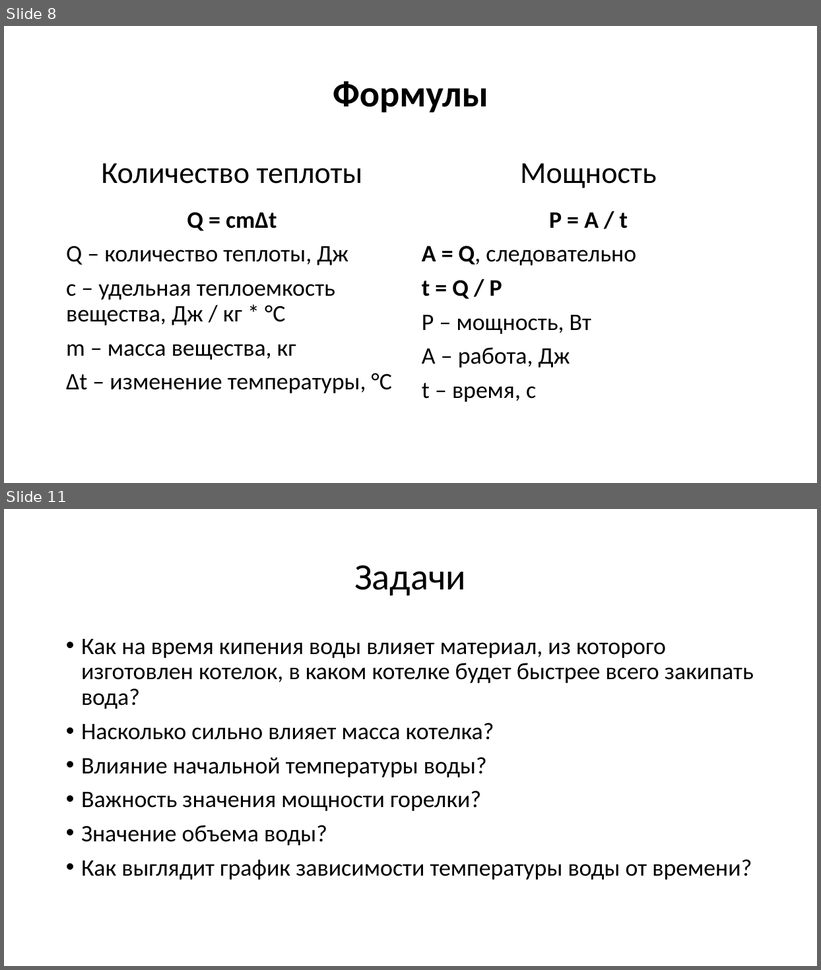
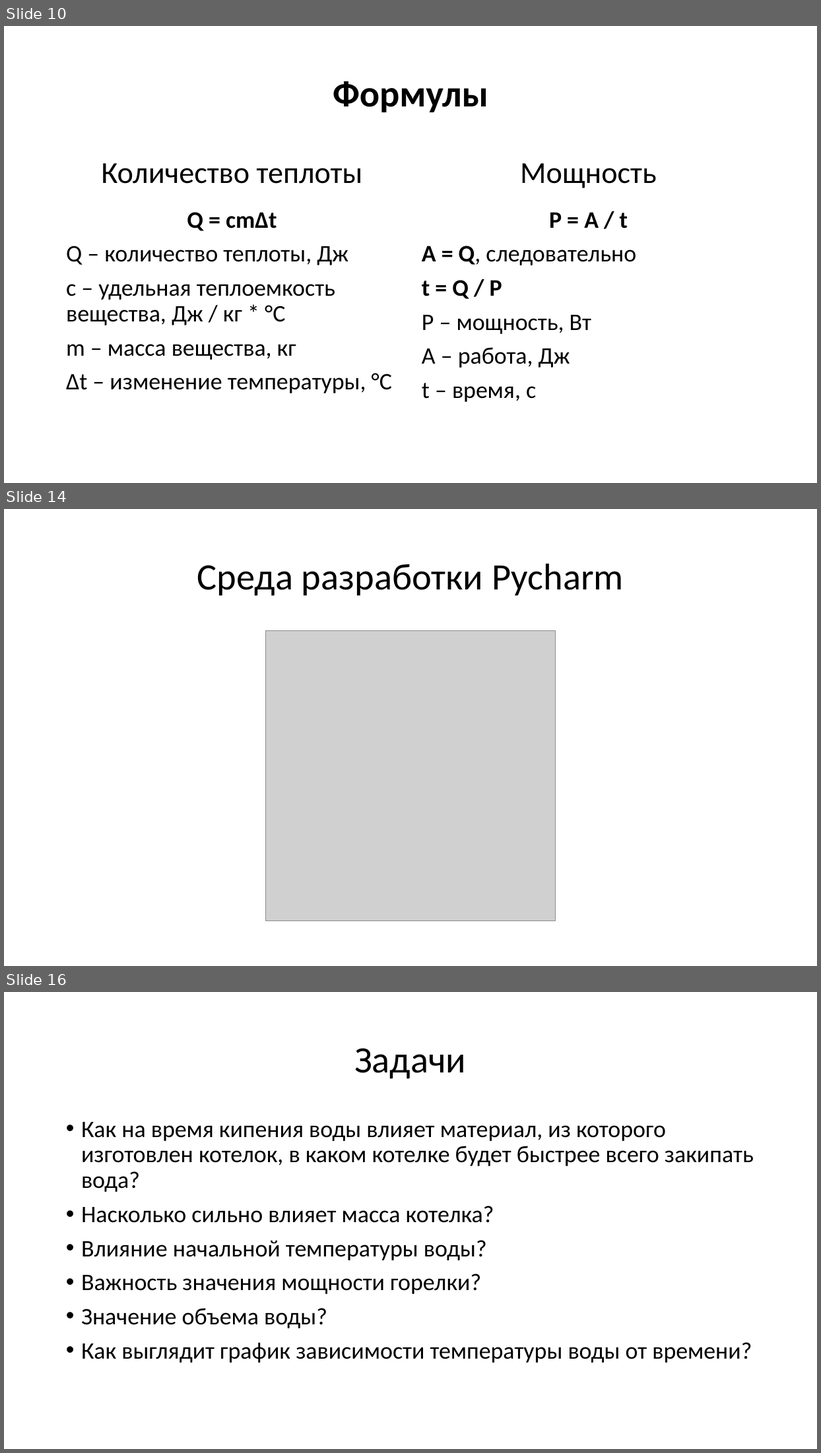
Before and after one commit to cherenuk/modeling, a slide deck: info/Моделирование.pptx. Shown one above the other, each under a label of ours: slides 8 and 11 before the commit, slides 10, 14 and 16 after it; the slides between them are not shown. The pictures are 821x970 and 821x1453 pixels, drawn with LibreOffice and Linux fonts; fonts in the diff are those of the drawing; grey boxes stand for pictures; background and template pictures are left out. Boxes give left, top, right and bottom in pixels: in the first picture for what was removed or moved away, otherwise in the second. Text is boxed around its words. In the diff, an @@ line names an element or a change of style, - is before the commit and + after.

```diff
--- a/info/Моделирование.pptx
+++ b/info/Моделирование.pptx
@@ slide 14 added at (x1=4, y1=509, x2=817, y2=966), background picture (left out) @@
@@ title added at (x1=197, y1=563, x2=624, y2=596), 44 pt, text #000000 @@
+Среда разработки Pycharm
@@ picture added at (x1=265, y1=631, x2=556, y2=921) @@
@@ what was slide 8 is now slide 10 @@
@@ what was slide 11 is now slide 16 @@
```
Also in this commit, not shown: 3 slides changed, 4 other slides added.
